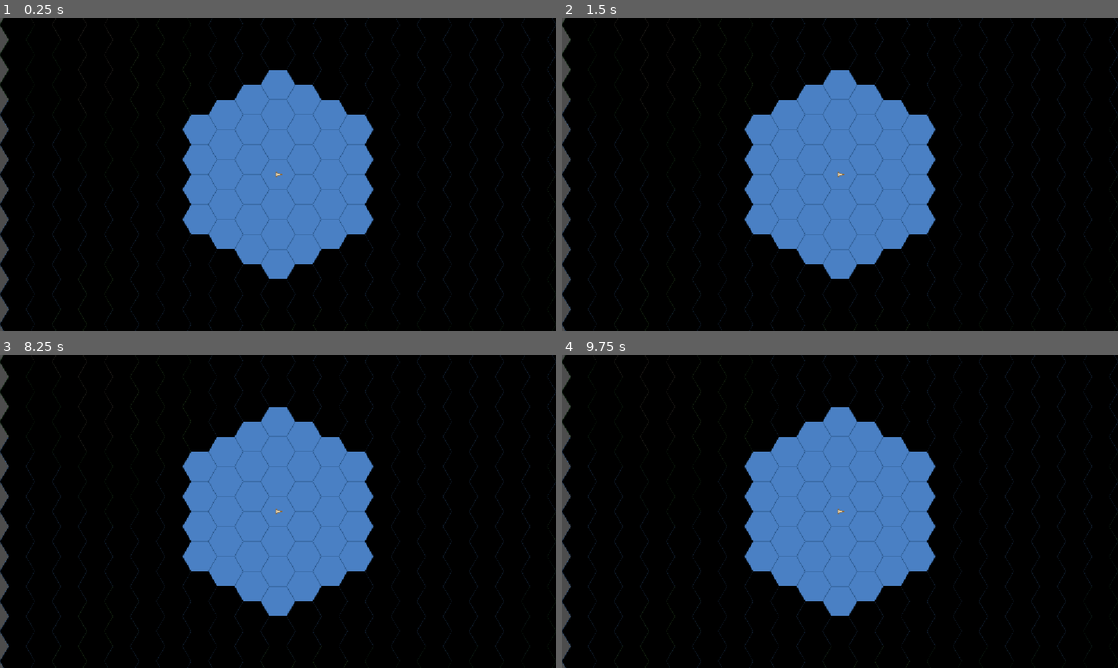
Above: before the commit, frames 1-4 (two rows, left to right).
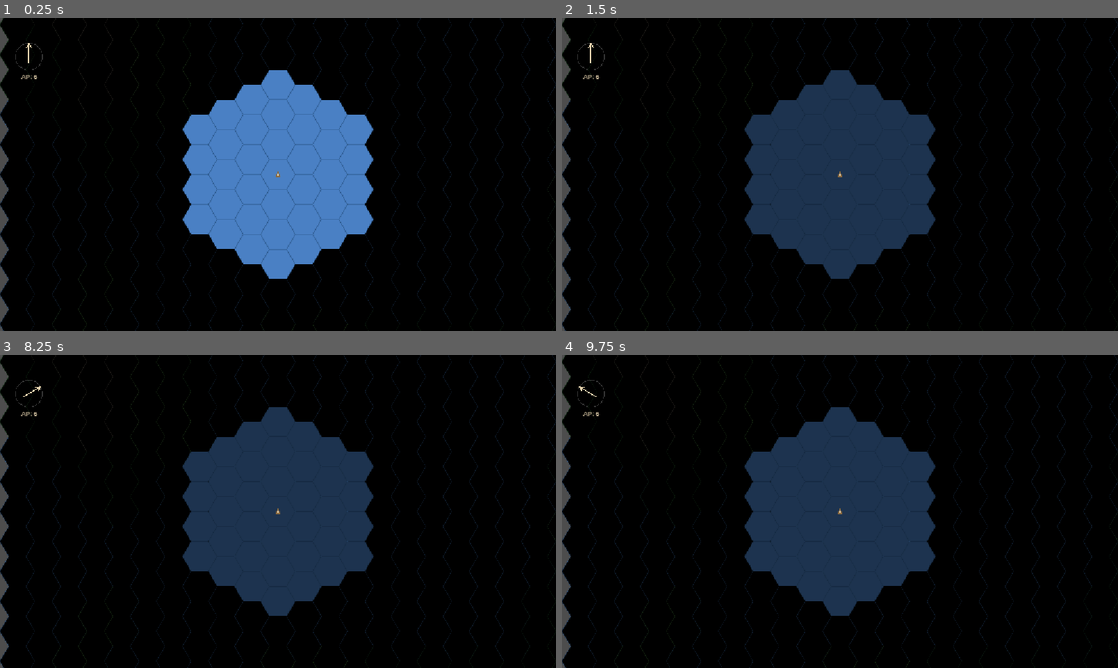
Above: after the commit, the same moments.

Repository: pdesjardins/windfall
Game: Godot game, scene res://node_2d.tscn
The game is run twice, just before and just after one commit, with the same random seed, the same clock (stepped at 60 frames per second) and the same inputs.
Inputs (mouse positions are in pixels of both pictures, inside the frame that each line leads up to):
- Up to frame 1 (0.25 s): no input
- Up to frame 2 (1.5 s): tap Enter at 0.5, 0.6 s; move the mouse to (962, 158) at 0.52 s; click (962, 158) at 0.67 s; tap Keypad Enter at 0.8 s; tap Space at 1.25 s; drag from (728, 190) to (812, 237) at 1.27 s
- Up to frame 3 (8.25 s): tap Enter at 2, 2.1, 3.5, 8.1 s; move the mouse to (333, 442) at 2.02 s; click (333, 442) at 2.17 s; tap Keypad Enter at 2.3, 3.8, 5.1, 6.6 s; tap Space at 2.75, 4.25 s; drag from (250, 574) to (111, 464) at 2.77 s; move the mouse to (444, 558) at 3.52 s; tap F at 3.6 s; click (444, 558) at 3.67 s; drag from (111, 464) to (194, 433) at 4.27 s; move the mouse to (305, 511) at 5.02 s; click (305, 511) at 5.17 s; drag from (194, 433) to (166, 527) at 5.77 s; move the mouse to (400, 495) at 6.52 s; click (400, 495) at 6.67 s; drag from (166, 527) to (250, 574) at 7.27 s; move the mouse to (333, 442) at 8.02 s; click (333, 442) at 8.17 s
- Up to frame 4 (9.75 s): tap Keypad Enter at 8.3 s; drag from (812, 574) to (673, 464) at 8.77 s; move the mouse to (1006, 558) at 9.52 s; tap Enter at 9.6 s; click (1006, 558) at 9.67 s

The runs differ from the first frame. In frame 1, less than 0.1% of the frame differs, in the area x 2-51%, y 8-51%; in frame 2, 17%, in the area x 2-68%, y 8-84%; in frame 3, 17%; in frame 4, 17%.

Commit message:
Implemented wind effects and improved the move highlighting.

Diff:
--- a/godot/Main.gd
+++ b/godot/Main.gd
@@ -29,9 +29,17 @@
 var _drag_start := Vector2.ZERO
 var _dev_fog_disabled := false
 var _overlay: SelectionOverlay
+var _game_seed: int = 0
+var _wind_dir: int = 0
+var _turn: int = 0
+var _ship_budget: int = Wind.SHIP_MOVE_BUDGET
+var _target_costs: Dictionary = {}
+var _wind_indicator: WindIndicator
 
 
 func _ready() -> void:
+	_game_seed = randi()
+	_wind_dir = _game_seed % 6
 	_setup_tileset()
 	_generate_terrain()
 	_render_terrain()
@@ -42,12 +50,16 @@
 	_overlay = SelectionOverlay.new()
 	$World.add_child(_overlay)
 	_setup_camera()
+	_setup_wind_indicator()
 
 
 func _unhandled_input(event: InputEvent) -> void:
 	if event is InputEventKey and event.pressed:
 		if event.ctrl_pressed and event.shift_pressed and event.keycode == KEY_F:
 			_toggle_dev_fog()
+		elif not event.ctrl_pressed and not event.shift_pressed:
+			if event.keycode == KEY_ENTER or event.keycode == KEY_KP_ENTER:
+				_end_turn()
 	elif event is InputEventMouseButton and event.button_index == MOUSE_BUTTON_LEFT:
 		if event.pressed:
 			_drag_start = event.position
@@ -64,6 +76,7 @@
 			_move_ship(clicked)
 		_ship_selected = false
 		_valid_targets.clear()
+		_target_costs.clear()
 		_overlay.update(false, Vector2.ZERO, [])
 	elif clicked == _ship_position:
 		_ship_selected = true
@@ -75,11 +88,37 @@
 
 
 func _get_valid_targets() -> Array[Vector2i]:
+	var layer := $World/TerrainLayer as TileMapLayer
+	_target_costs.clear()
+
+	# Dijkstra: find all ocean cells reachable within remaining AP budget
+	var dist: Dictionary = {_ship_position: 0}
+	var queue: Array[Vector2i] = [_ship_position]
+
+	while queue.size() > 0:
+		var cell: Vector2i = queue.pop_front()
+		var cost_so_far: int = dist[cell]
+		for i in 6:
+			var neighbor: Vector2i = layer.get_surrounding_cells(cell)[i]
+			if not _in_bounds(neighbor):
+				continue
+			if terrain_data[neighbor.y * MAP_WIDTH + neighbor.x] != TERRAIN_OCEAN:
+				continue
+			var step_cost := Wind.move_cost(_wind_dir, i)
+			if step_cost == Wind.BLOCKED:
+				continue
+			var new_cost := cost_so_far + step_cost
+			if new_cost > _ship_budget:
+				continue
+			if not dist.has(neighbor) or dist[neighbor] > new_cost:
+				dist[neighbor] = new_cost
+				queue.append(neighbor)
+
 	var targets: Array[Vector2i] = []
-	var layer := $World/TerrainLayer as TileMapLayer
-	for neighbor: Vector2i in layer.get_surrounding_cells(_ship_position):
-		if _in_bounds(neighbor) and terrain_data[neighbor.y * MAP_WIDTH + neighbor.x] == TERRAIN_OCEAN:
-			targets.append(neighbor)
+	for cell: Vector2i in dist.keys():
+		if cell != _ship_position:
+			_target_costs[cell] = dist[cell]
+			targets.append(cell)
 	return targets
 
 
@@ -92,13 +131,7 @@
 	var from_world := layer.map_to_local(_ship_position)
 	var to_world := layer.map_to_local(target)
 
-	var neighbors := layer.get_surrounding_cells(_ship_position)
-	for i in neighbors.size():
-		if neighbors[i] == target:
-			_ship_direction = i
-			break
-
-	fog.end_turn()
+	_ship_budget -= _target_costs.get(target, 0)
 	_ship_position = target
 	fog.set_visible(_ship_position.x, _ship_position.y, SHIP_SIGHT_RANGE, layer)
 	_render_fog()
@@ -107,6 +140,40 @@
 	marker.position = to_world
 	marker.rotation = (to_world - from_world).angle()
 	marker.queue_redraw()
+
+	_update_wind_indicator()
+
+
+func _end_turn() -> void:
+	_turn += 1
+	var shift := Wind.wind_shift(_game_seed, _turn)
+	_wind_dir = Wind.apply_shift(_wind_dir, shift)
+	_ship_budget = Wind.SHIP_MOVE_BUDGET
+	fog.end_turn()
+	_render_fog()
+	_update_wind_indicator()
+	if _ship_selected:
+		_ship_selected = false
+		_valid_targets.clear()
+		_target_costs.clear()
+		_overlay.update(false, Vector2.ZERO, [])
+
+
+func _setup_wind_indicator() -> void:
+	_wind_indicator = WindIndicator.new()
+	_wind_indicator.position = Vector2(60.0, 80.0)
+	$UI.add_child(_wind_indicator)
+	_update_wind_indicator()
+
+
+func _update_wind_indicator() -> void:
+	var layer := $World/TerrainLayer as TileMapLayer
+	var origin := layer.map_to_local(_ship_position)
+	var neighbors := layer.get_surrounding_cells(_ship_position)
+	var wind_angle := 0.0
+	if _wind_dir < neighbors.size():
+		wind_angle = (layer.map_to_local(neighbors[_wind_dir]) - origin).angle()
+	_wind_indicator.set_state(wind_angle, _ship_budget)
 
 
 func _setup_tileset() -> void:
@@ -213,11 +280,18 @@
 
 func _place_ship() -> void:
 	_ship_position = _find_starting_position()
+	_ship_direction = _wind_dir
 	fog.set_visible(_ship_position.x, _ship_position.y, SHIP_SIGHT_RANGE, $World/TerrainLayer)
 
-	var world_pos := ($World/TerrainLayer as TileMapLayer).map_to_local(_ship_position)
+	var layer := $World/TerrainLayer as TileMapLayer
+	var world_pos := layer.map_to_local(_ship_position)
 	var marker := ShipMarker.new()
 	marker.position = world_pos
+
+	var neighbors := layer.get_surrounding_cells(_ship_position)
+	if _wind_dir < neighbors.size():
+		marker.rotation = (layer.map_to_local(neighbors[_wind_dir]) - world_pos).angle()
+
 	$World/Units.add_child(marker)
 
 
--- a/godot/SelectionOverlay.gd
+++ b/godot/SelectionOverlay.gd
@@ -16,6 +16,11 @@
 func _draw() -> void:
 	if not _active:
 		return
+	for target in _targets:
+		var poly := PackedVector2Array([
+			target + Vector2(36, 0), target + Vector2(18, 31),
+			target + Vector2(-18, 31), target + Vector2(-36, 0),
+			target + Vector2(-18, -31), target + Vector2(18, -31),
+		])
+		draw_colored_polygon(poly, Color(0.91, 0.835, 0.69, 0.18))
 	draw_arc(_ship_pos, 18.0, 0.0, TAU, 32, Color("#e8d5b0"), 2.0)
-	for target in _targets:
-		draw_arc(target, 18.0, 0.0, TAU, 32, Color(0.91, 0.835, 0.69, 0.4), 1.5)
--- /dev/null
+++ b/godot/Wind.gd
@@ -0,0 +1,48 @@
+class_name Wind
+extends RefCounted
+
+const SHIP_MOVE_BUDGET: int = 6
+const BLOCKED: int = -1
+
+# Indexed by steps from windward (0 = windward/blocked, 1 = close, 2 = broad, 3 = running)
+const AP_COSTS: Array[int] = [BLOCKED, 6, 3, 2]
+
+const SHIFT_TABLE: Array = [
+	[40,  0],
+	[65,  1],
+	[90, -1],
+	[94,  2],
+	[98, -2],
+	[99,  3],
+	[100, -3],
+]
+
+
+static func wind_shift(p_seed: int, turn: int) -> int:
+	var r := _wind_rng(p_seed, turn)
+	for entry: Array in SHIFT_TABLE:
+		if r < entry[0]:
+			return entry[1]
+	return 0
+
+
+static func apply_shift(dir: int, shift: int) -> int:
+	return ((dir + shift) % 6 + 6) % 6
+
+
+static func point_of_sail(wind_dir: int, move_dir: int) -> int:
+	var windward := (wind_dir + 3) % 6
+	var diff := absi(move_dir - windward) % 6
+	return mini(diff, 6 - diff)
+
+
+static func move_cost(wind_dir: int, move_dir: int) -> int:
+	return AP_COSTS[point_of_sail(wind_dir, move_dir)]
+
+
+static func _wind_rng(p_seed: int, turn: int) -> int:
+	var h: int = (p_seed ^ (turn * 2654435761)) & 0xFFFFFFFF
+	h = ((h ^ (h >> 16)) * 0x45d9f3b) & 0xFFFFFFFF
+	h = ((h ^ (h >> 16)) * 0x45d9f3b) & 0xFFFFFFFF
+	h = h ^ (h >> 16)
+	return absi(h) % 100
--- /dev/null
+++ b/godot/WindIndicator.gd
@@ -0,0 +1,29 @@
+class_name WindIndicator
+extends Node2D
+
+const RADIUS := 28.0
+
+var _wind_angle: float = 0.0
+var _budget: int = Wind.SHIP_MOVE_BUDGET
+
+
+func set_state(wind_angle: float, budget: int) -> void:
+	_wind_angle = wind_angle
+	_budget = budget
+	queue_redraw()
+
+
+func _draw() -> void:
+	draw_arc(Vector2.ZERO, RADIUS, 0.0, TAU, 32, Color(1.0, 1.0, 1.0, 0.2), 1.5)
+
+	var dir := Vector2(cos(_wind_angle), sin(_wind_angle))
+	var tip := dir * RADIUS
+	var tail := -dir * (RADIUS * 0.5)
+	var perp := Vector2(-dir.y, dir.x)
+
+	draw_line(tail, tip, Color("#e8d5b0"), 2.0)
+	draw_line(tip, tip - dir * 10.0 + perp * 5.0, Color("#e8d5b0"), 2.0)
+	draw_line(tip, tip - dir * 10.0 - perp * 5.0, Color("#e8d5b0"), 2.0)
+
+	draw_string(ThemeDB.fallback_font, Vector2(-16.0, RADIUS + 18.0),
+			"AP: %d" % _budget, HORIZONTAL_ALIGNMENT_LEFT, -1, 14, Color("#e8d5b0"))
Not shown, added: godot/Wind.gd.uid
Not shown, added: godot/WindIndicator.gd.uid
